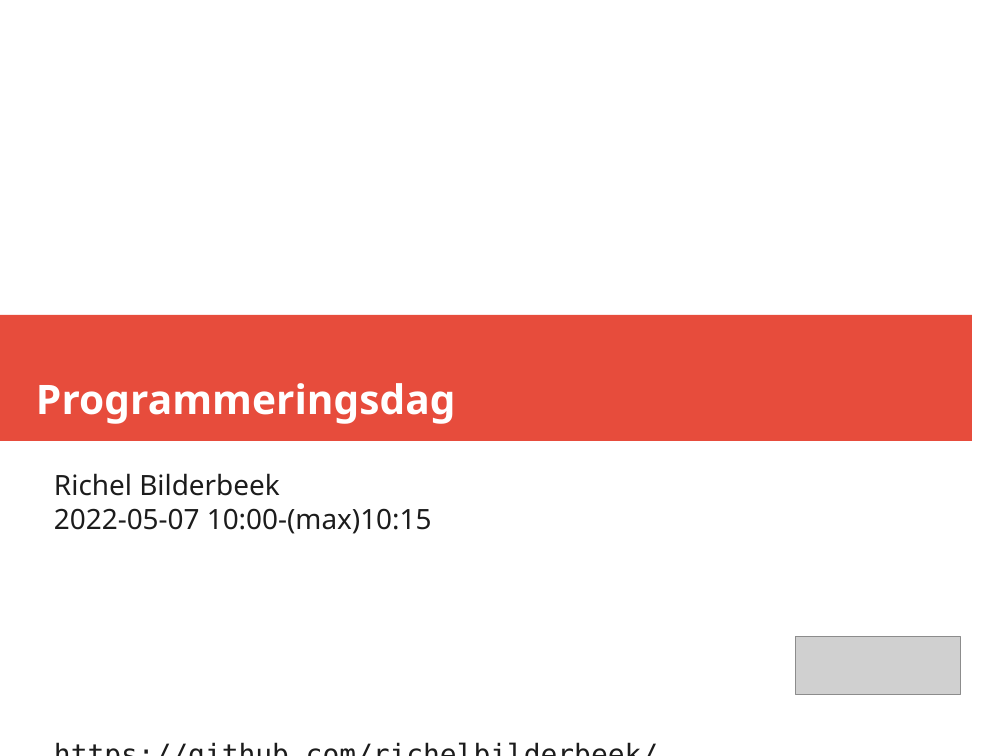
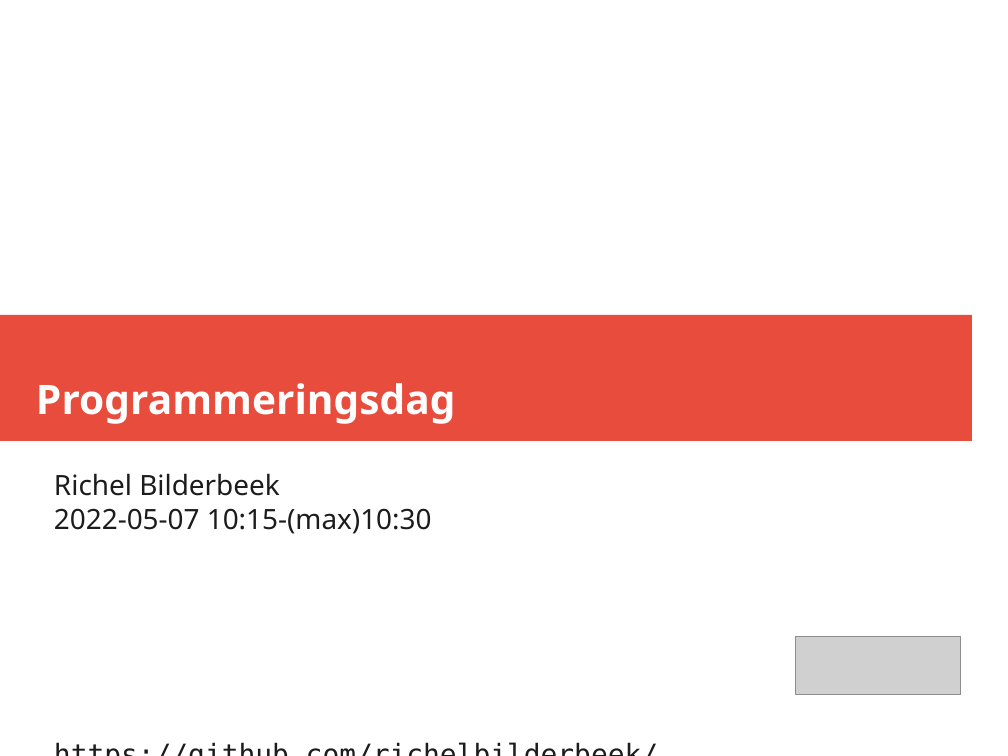
Before and after one commit to richelbilderbeek/galen_programmeringstavling_stadsbibliotek_uppsala_2022, a slide deck: slide 1 of programmeringsdag_usb_2022.odp. Drawn at 1008x756 pixels with LibreOffice and Linux fonts; fonts in the diff are those of the drawing; grey boxes stand for pictures. Boxes give left, top, right and bottom in pixels: in the first picture for what was removed or moved away, otherwise in the second. Text is boxed around its words. In the diff, an @@ line names an element or a change of style, - is before the commit and + after.

```diff
--- a/programmeringsdag_usb_2022.odp
+++ b/programmeringsdag_usb_2022.odp
@@ subtitle at (54,508,432,534): text changed @@
-2022-05-07 10:00-(max)10:15
+2022-05-07 10:15-(max)10:30
```
Also in this commit, not shown: 2 other files.
